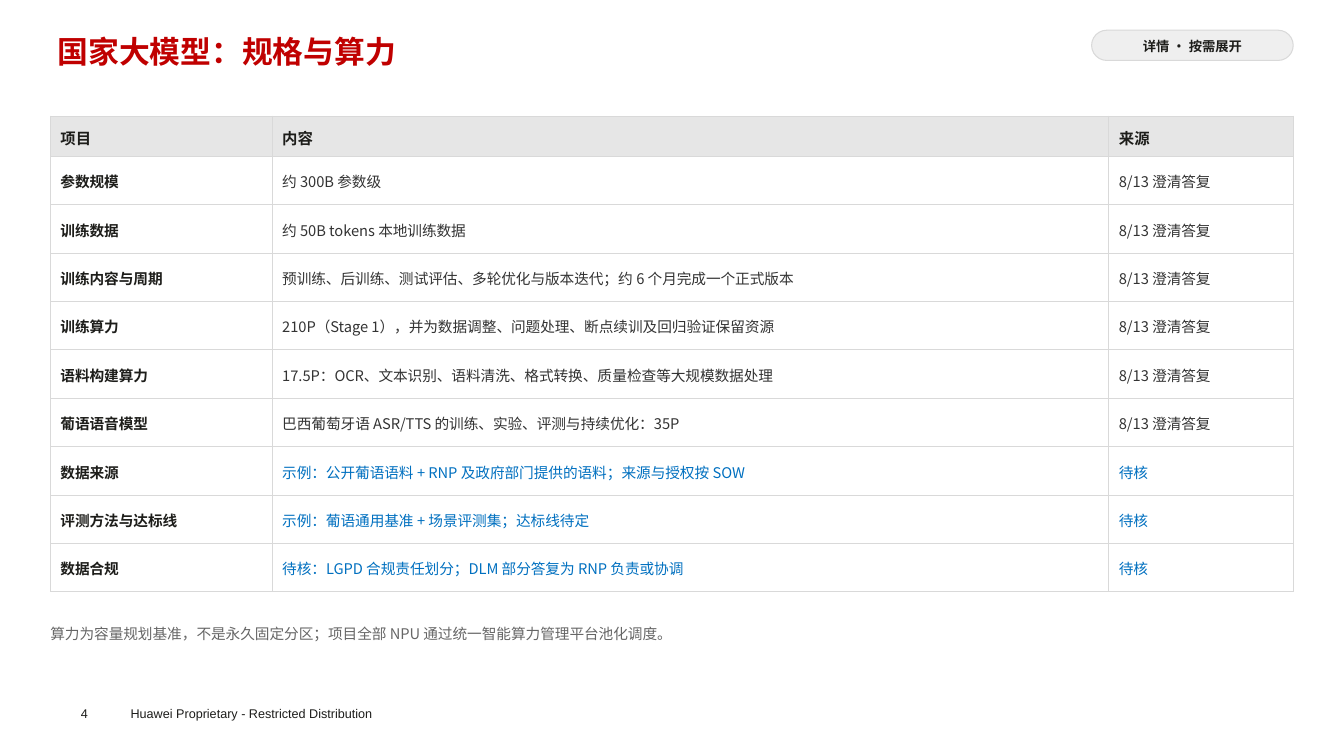
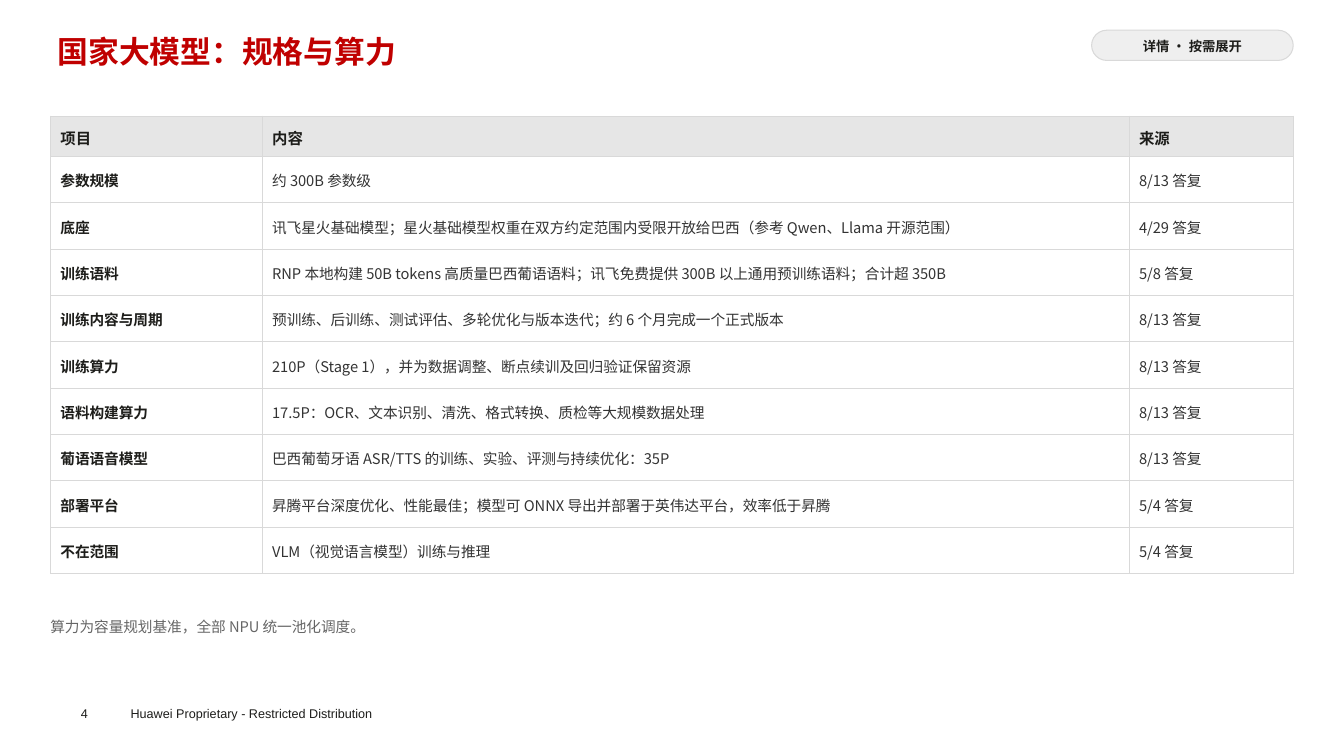
Before and after one commit to chyhcs/wyyh, a slide deck: slide 4 of RNP-讯飞交流-会议版.pptx. Drawn at 1344x756 pixels with LibreOffice and Linux fonts; fonts in the diff are those of the drawing; background and template pictures are left out. Boxes give left, top, right and bottom in pixels: in the first picture for what was removed or moved away, otherwise in the second. Text is boxed around its words. In the diff, an @@ line names an element or a change of style, - is before the commit and + after.

```diff
--- a/RNP-讯飞交流-会议版.pptx
+++ b/RNP-讯飞交流-会议版.pptx
@@ table at box(50, 116, 1294, 574) @@
-row 2, column 3: 8/13 澄清答复
+row 2, column 3: 8/13 答复
-row 3: 训练数据 | 约 50B tokens 本地训练数据 | 8/13 澄清答复
+row 3: 底座 | 讯飞星火基础模型；星火基础模型权重在双方约定范围内受限开放给巴西（参考 Qwen、Llama 开源范围） | 4/29 答复
-row 4: 训练内容与周期 | 预训练、后训练、测试评估、多轮优化与版本迭代；约 6 个月完成一个正式版本 | 8/13 澄清答复
+row 4: 训练语料 | RNP 本地构建 50B tokens 高质量巴西葡语语料；讯飞免费提供 300B 以上通用预训练语料；合计超 350B | 5/8 答复
-row 5: 训练算力 | 210P（Stage 1），并为数据调整、问题处理、断点续训及回归验证保留资源 | 8/13 澄清答复
+row 5: 训练内容与周期 | 预训练、后训练、测试评估、多轮优化与版本迭代；约 6 个月完成一个正式版本 | 8/13 答复
-row 6: 语料构建算力 | 17.5P：OCR、文本识别、语料清洗、格式转换、质量检查等大规模数据处理 | 8/13 澄清答复
+row 6: 训练算力 | 210P（Stage 1），并为数据调整、断点续训及回归验证保留资源 | 8/13 答复
-row 7: 葡语语音模型 | 巴西葡萄牙语 ASR/TTS 的训练、实验、评测与持续优化：35P | 8/13 澄清答复
+row 7: 语料构建算力 | 17.5P：OCR、文本识别、清洗、格式转换、质检等大规模数据处理 | 8/13 答复
-row 8: 数据来源 | 示例：公开葡语语料 + RNP 及政府部门提供的语料；来源与授权按 SOW | 待核
+row 8: 葡语语音模型 | 巴西葡萄牙语 ASR/TTS 的训练、实验、评测与持续优化：35P | 8/13 答复
-row 9: 评测方法与达标线 | 示例：葡语通用基准 + 场景评测集；达标线待定 | 待核
+row 9: 部署平台 | 昇腾平台深度优化、性能最佳；模型可 ONNX 导出并部署于英伟达平台，效率低于昇腾 | 5/4 答复
-row 10: 数据合规 | 待核：LGPD 合规责任划分；DLM 部分答复为 RNP 负责或协调 | 待核
+row 10: 不在范围 | VLM（视觉语言模型）训练与推理 | 5/4 答复
@@ text at box(50, 619, 365, 634): text changed @@
-算力为容量规划基准，不是永久固定分区；项目全部 NPU 通过统一智能算力管理平台池化调度。
+算力为容量规划基准，全部 NPU 统一池化调度。
```
Also in this commit, not shown: 13 other slides changed, 2 slides added, 1 other file.
